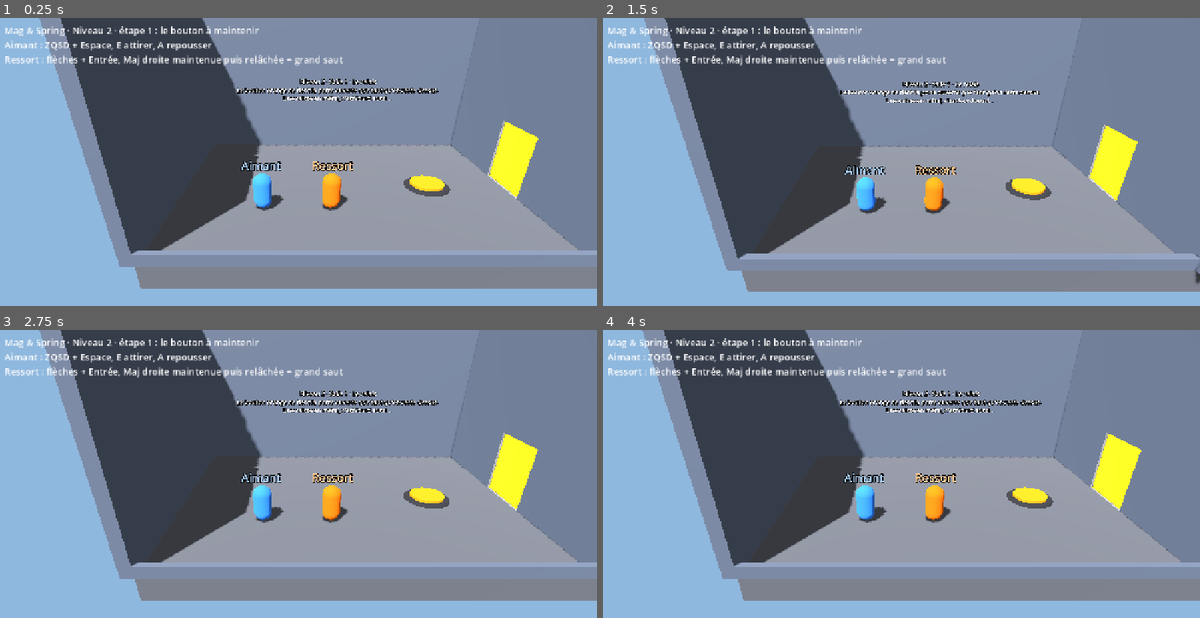
Above: before the commit, frames 1-4 (two rows, left to right).
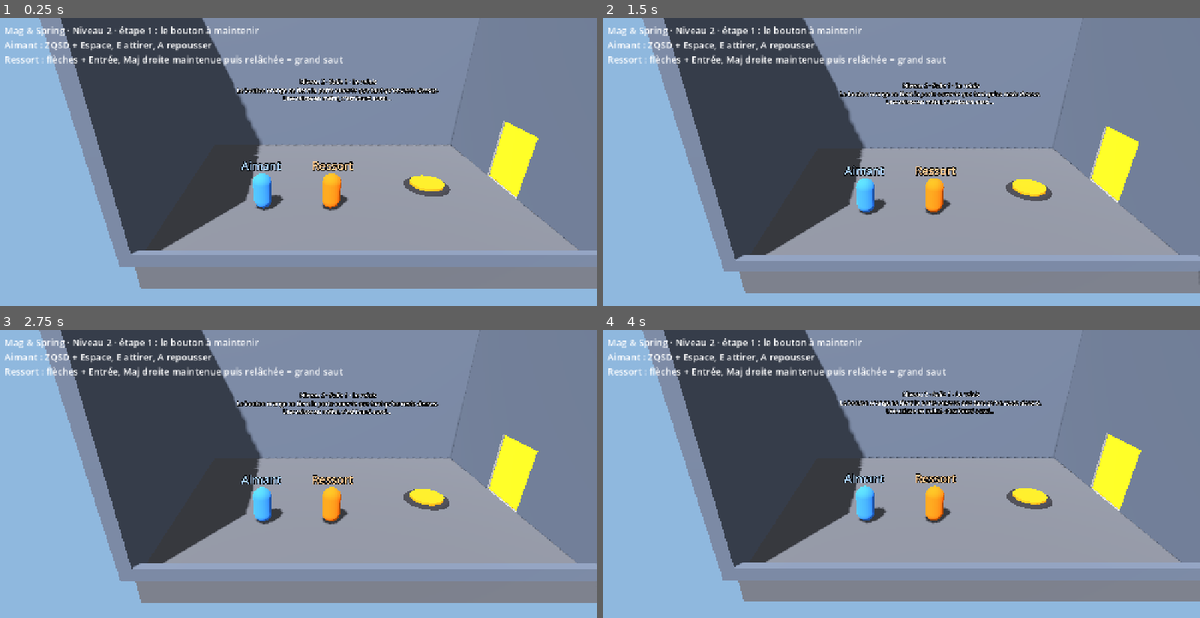
Above: after the commit, the same moments.

Repository: Aphyo/MagSpring
Game: Godot game, scene res://scenes/main.tscn
Same seed, same stepped clock (60 frames per second), same inputs: the game is played once before the commit and once after it.
Inputs:
- Up to frame 1 (0.25 s): no input
- Up to frame 2 (1.5 s): tap Enter at 0.5 s
- Up to frame 3 (2.75 s): no input
- Up to frame 4 (4 s): no input

The runs differ from the first frame. In frame 2, 4.1% of the frame differs, in the area x 6-100%, y 0-96%; in frame 3, 3.6%; in frame 4, 2.0%.

Commit message:
Caméra : ne plus tanguer
La caméra ne tourne plus (angle fixé au démarrage), elle glisse seulement.
Elle suit la hauteur des joueurs très lentement et mesure leur écart à plat :
un grand saut ne la fait plus monter ni reculer d'un coup.

Co-Authored-By: Claude Opus 5.5 <noreply@anthropic.com>
Claude-Session: https://claude.ai/code/session_01HXSnhPvu5eQkQv46XWRZmo

Diff:
--- a/scripts/camera_duo.gd
+++ b/scripts/camera_duo.gd
@@ -2,6 +2,12 @@
 ## Caméra qui garde les deux joueurs à l'écran, sans écran partagé.
 ## Elle vise le point au milieu des deux joueurs, et recule quand ils s'éloignent
 ## l'un de l'autre. Ses mouvements sont lissés pour ne pas donner le mal de mer.
+##
+## Pour éviter qu'elle tangue :
+## - elle ne tourne jamais : son angle de vue est fixé au démarrage, elle ne fait
+##   que glisser ;
+## - elle suit très lentement la hauteur des joueurs, pour ne pas sauter avec eux ;
+## - l'écart entre les joueurs est mesuré à plat : un grand saut ne la fait pas reculer.
 
 ## Les deux joueurs à suivre (à choisir dans l'Inspecteur).
 @export var joueur_a: Node3D
@@ -15,27 +21,45 @@
 @export var distance_max: float = 22.0
 ## De combien la caméra recule pour chaque mètre d'écart entre les joueurs.
 @export var recul_par_metre: float = 0.7
-## Douceur du suivi : plus c'est petit, plus la caméra est lente à suivre.
-@export var lissage: float = 4.0
+## Douceur du suivi de gauche à droite et d'avant en arrière.
+## Plus c'est petit, plus la caméra est lente à suivre.
+@export var lissage: float = 3.0
+## Douceur du suivi en hauteur : beaucoup plus lent, pour ignorer les sauts.
+@export var lissage_hauteur: float = 0.8
+## Douceur du recul (zoom).
+@export var lissage_distance: float = 1.5
 
-# Le point que la caméra regarde, lissé d'une image à l'autre.
+# Le point que la caméra regarde et sa distance, lissés d'une image à l'autre.
 var _point_vise: Vector3
+var _distance: float
 
 
 func _ready() -> void:
 	_point_vise = _milieu()
-	global_position = _position_voulue(_point_vise)
+	_distance = _distance_voulue()
+	global_position = _point_vise + direction_vue.normalized() * _distance
+	# On oriente la caméra une seule fois, ensuite elle ne tourne plus.
 	look_at(_point_vise)
 
 
 func _process(delta: float) -> void:
 	if joueur_a == null or joueur_b == null:
 		return
-	# On rapproche doucement le point visé du vrai milieu (lerp = mélange entre deux valeurs).
+	# « poids » dit de combien on se rapproche de la cible à cette image
+	# (lerp = mélange entre deux valeurs). Cette formule donne la même douceur
+	# quel que soit le nombre d'images par seconde.
+	var cible := _milieu()
 	var poids := 1.0 - exp(-lissage * delta)
-	_point_vise = _point_vise.lerp(_milieu(), poids)
-	global_position = global_position.lerp(_position_voulue(_point_vise), poids)
-	look_at(_point_vise)
+	var poids_hauteur := 1.0 - exp(-lissage_hauteur * delta)
+	var poids_distance := 1.0 - exp(-lissage_distance * delta)
+
+	_point_vise.x = lerpf(_point_vise.x, cible.x, poids)
+	_point_vise.z = lerpf(_point_vise.z, cible.z, poids)
+	_point_vise.y = lerpf(_point_vise.y, cible.y, poids_hauteur)
+	_distance = lerpf(_distance, _distance_voulue(), poids_distance)
+
+	# La caméra se place derrière le point visé, toujours dans la même direction.
+	global_position = _point_vise + direction_vue.normalized() * _distance
 
 
 ## Le milieu entre les deux joueurs, un peu au-dessus du sol (hauteur du torse).
@@ -43,8 +67,8 @@
 	return (joueur_a.global_position + joueur_b.global_position) / 2.0 + Vector3(0, 1, 0)
 
 
-## Où placer la caméra pour bien voir les deux joueurs autour de ce point.
-func _position_voulue(point: Vector3) -> Vector3:
-	var ecart := joueur_a.global_position.distance_to(joueur_b.global_position)
-	var distance := clampf(distance_min + ecart * recul_par_metre, distance_min, distance_max)
-	return point + direction_vue.normalized() * distance
+## La distance voulue selon l'écart entre les joueurs, mesuré à plat (sans la hauteur).
+func _distance_voulue() -> float:
+	var ecart := Vector2(joueur_a.global_position.x - joueur_b.global_position.x,
+		joueur_a.global_position.z - joueur_b.global_position.z).length()
+	return clampf(distance_min + ecart * recul_par_metre, distance_min, distance_max)
